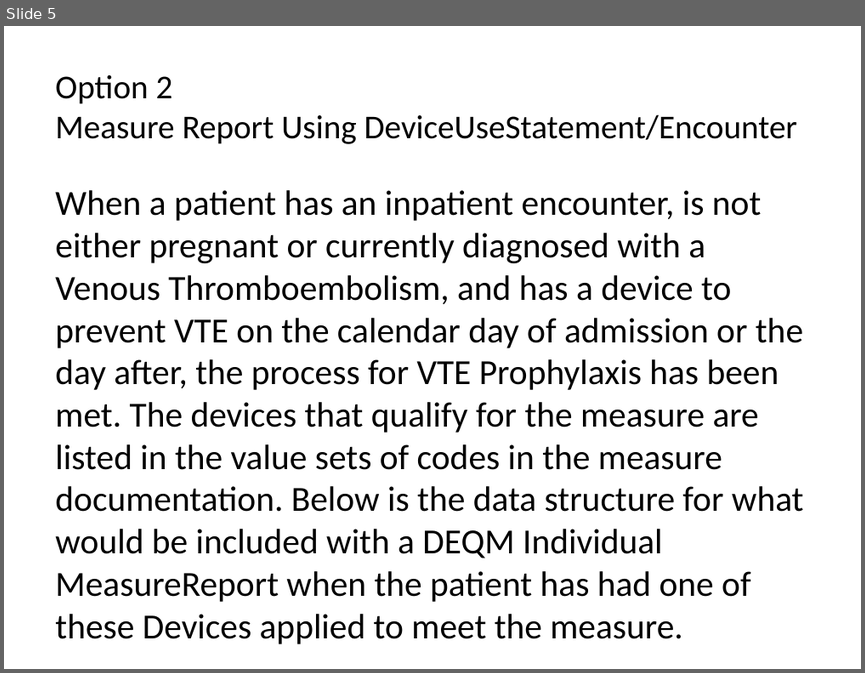
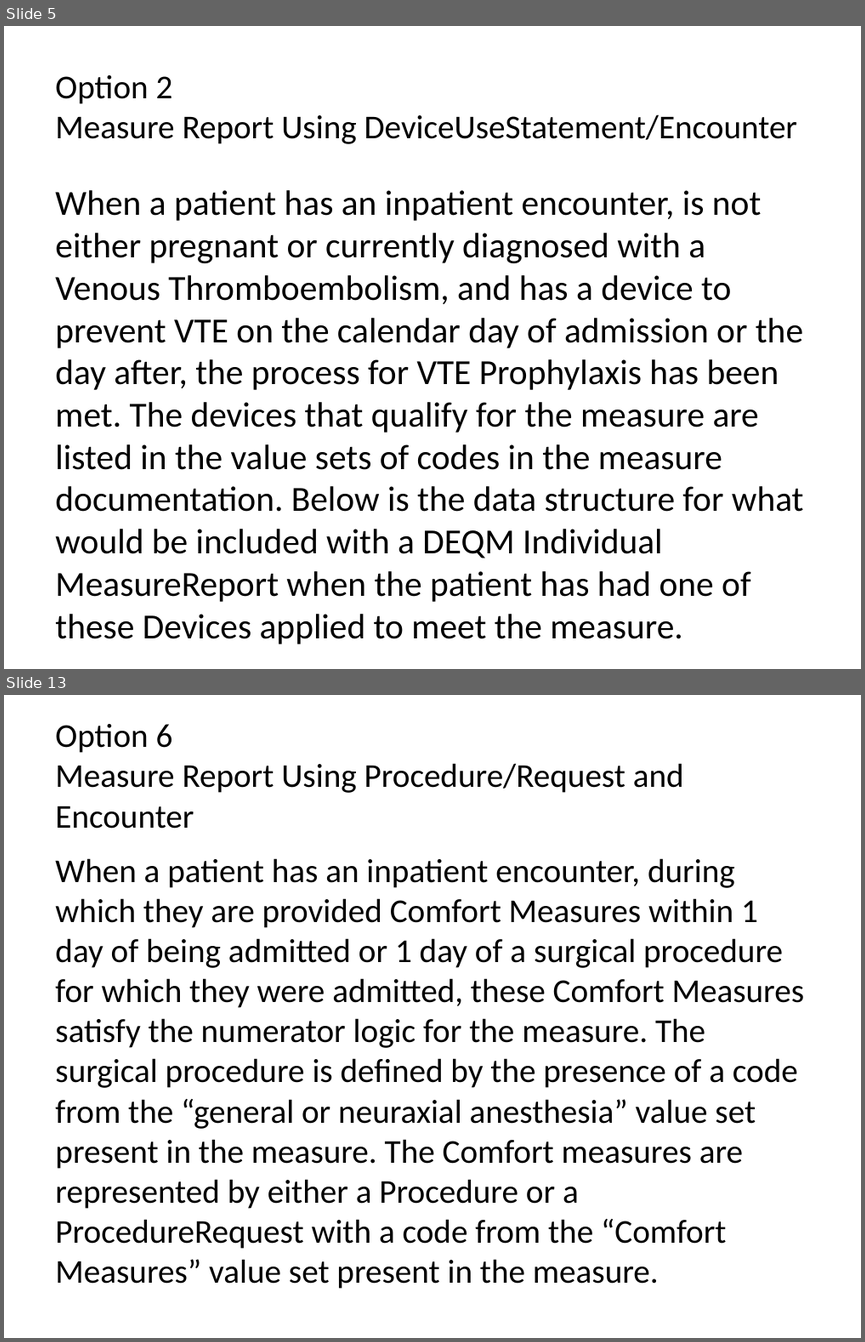
Before and after one commit to HL7/davinci-deqm, a slide deck: source/pages/assets/images/source/DEQM Resource Diagram - VTE.pptx. Shown one above the other, each under a label of ours: slide 5 before the commit, slides 5 and 13 after it; the slides between them are not shown. The pictures are 865x673 and 865x1342 pixels, drawn with LibreOffice and Linux fonts; fonts in the diff are those of the drawing. Boxes give left, top, right and bottom in pixels: in the first picture for what was removed or moved away, otherwise in the second. Text is boxed around its words. In the diff, an @@ line names an element or a change of style, - is before the commit and + after.

```diff
--- a/source/pages/assets/images/source/DEQM Resource Diagram - VTE.pptx
+++ b/source/pages/assets/images/source/DEQM Resource Diagram - VTE.pptx
@@ slide 13 added at box(4, 695, 861, 1338), background #FFFFFF @@
@@ title added at box(55, 724, 684, 828), 28 pt, text #000000 @@
+Option 6
+Measure Report Using Procedure/Request and Encounter
@@ text added at box(55, 858, 805, 1288), 28 pt, text #000000 @@
+When a patient has an inpatient encounter, during which they are provided Comfort Measures within 1 day of being admitted or 1 day of a surgical procedure for which they were admitted, these Comfort Measures satisfy the numerator logic for the measure. The surgical procedure is defined by the presence of a code from the “general or neuraxial anesthesia” value set present in the measure. The Comfort measures are represented by either a Procedure or a ProcedureRequest with a code from the “Comfort Measures” value set present in the measure.
```
Also in this commit, not shown: 5 slides changed, 7 other slides added, 1 slide removed, 9 other files.
